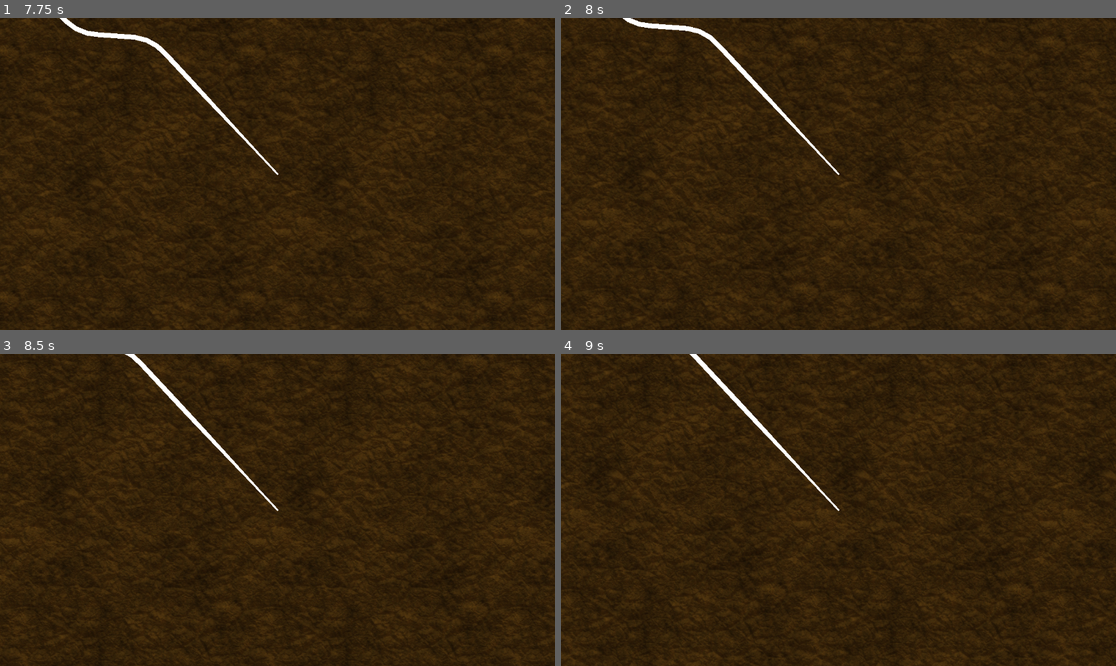
Above: before the commit, frames 1-4 (two rows, left to right).
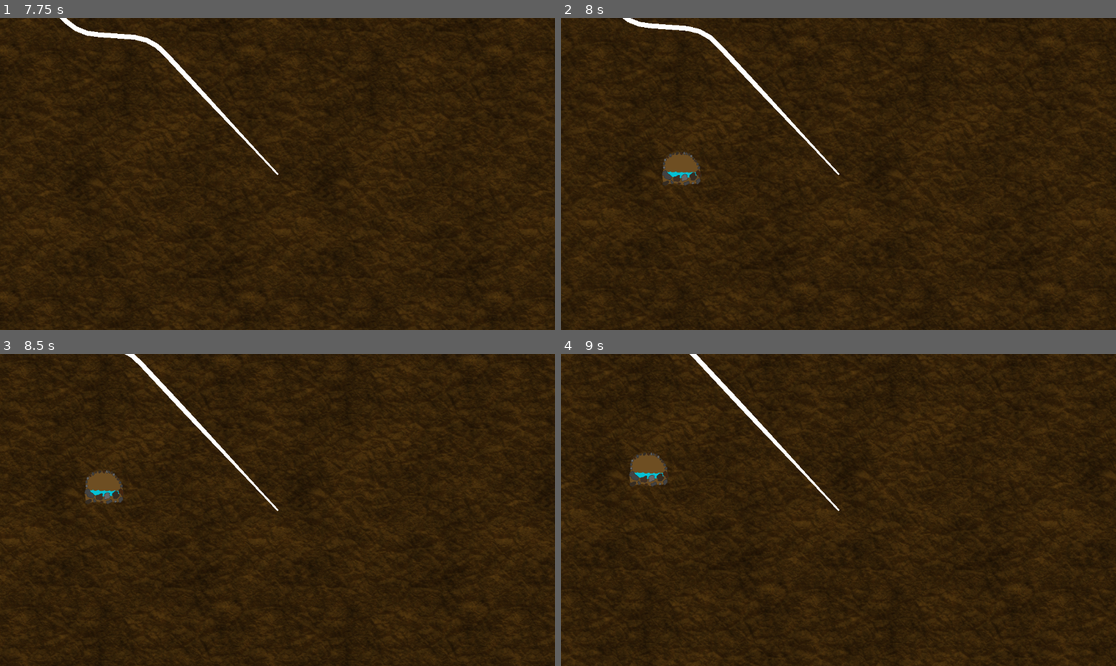
Above: after the commit, the same moments.

Repository: theghastlytuna/Broot_Force
Game: Godot game, scene res://Scenes/Areas/World.tscn
Same seed, same stepped clock (60 frames per second), same inputs: the game is played once before the commit and once after it. The engine's default icon, where the game draws it, is replaced by a stand-in: a white triangle on a blue panel in a dark square.
Inputs (mouse positions are in pixels of both pictures, inside the frame that each line leads up to):
- Up to frame 1 (7.75 s): move the mouse to (399, 158) at 0.52 s; hold Right (ui_right) 0.53-1.25 s; click (399, 158) at 0.67 s; drag from (166, 189) to (277, 174) at 1.27 s; move the mouse to (333, 105) at 2.02 s; hold Right (ui_right) 2.03-2.75 s; drag from (249, 236) to (111, 127) at 2.77 s; move the mouse to (444, 220) at 3.52 s; hold Left (ui_left) 3.53-4.25 s; drag from (111, 127) to (277, 174) at 4.27 s; move the mouse to (305, 174) at 5.02 s; hold Down (ui_down) 5.03-5.75 s; click (305, 174) at 5.17 s; drag from (194, 96) to (166, 189) at 5.77 s; move the mouse to (399, 158) at 6.52 s; hold Up (ui_up) 6.53-7.25 s; drag from (166, 189) to (277, 174) at 7.27 s
- Up to frame 2 (8 s): no input
- Up to frame 3 (8.5 s): move the mouse to (333, 441) at 8.02 s; hold Down (ui_down) from 8.03 s (still down)
- Up to frame 4 (9 s): release Down (ui_down) at 8.75 s; drag from (810, 572) to (672, 463) at 8.77 s

Frame 1 is identical in both runs. In frame 2, 0.6% of the frame differs, in the area x 18-26%, y 42-54%; in frame 3, 0.6%; in frame 4, 0.6%, in the area x 12-20%, y 31-43%.
Error before the commit: Invalid access to property or key 'depthsCollected' on a base object of type 'Nil'. (res://Scripts/RootPhase/Spawn)

Commit message:
backup with saving games

Diff:
--- a/Scenes/RootInteractables/Resources/water.tscn
+++ b/Scenes/RootInteractables/Resources/water.tscn
@@ -1,11 +1,13 @@
-[gd_scene load_steps=3 format=3 uid="uid://o4ow5qdj2dwa"]
+[gd_scene load_steps=4 format=3 uid="uid://o4ow5qdj2dwa"]
 
+[ext_resource type="Script" path="res://Scripts/RootPhase/Collectable.gd" id="1_44ohb"]
 [ext_resource type="Texture2D" uid="uid://b3rmq871487g8" path="res://Sprites/Collectables/Water.png" id="1_462i3"]
 
 [sub_resource type="RectangleShape2D" id="RectangleShape2D_oqbvq"]
 size = Vector2(85, 69)
 
 [node name="Node2D" type="Node2D" groups=["WaterResources"]]
+script = ExtResource("1_44ohb")
 
 [node name="Water" type="Sprite2D" parent="."]
 scale = Vector2(0.333, 0.333)
--- a/Scripts/GameData.gd
+++ b/Scripts/GameData.gd
@@ -2,3 +2,6 @@
 class_name GameData
 
 @export var depthsCollected : Array[float]
+@export var totalWater : float
+@export var waterPerRound : float
+@export var availableUnits : Array[int]
--- /dev/null
+++ b/Scripts/GameManager.gd
@@ -0,0 +1,11 @@
+extends Node
+
+var depthsCollected : Array[float]
+var totalWater : float = 0
+var waterPerRound : float = 0
+var availableUnits : Array[int] = []
+
+
+func _enter_tree() -> void:
+	for unit in Unit.UnitType.keys():
+		availableUnits.append(0)
--- /dev/null
+++ b/Scripts/RootPhase/Collectable.gd
@@ -0,0 +1,6 @@
+extends Node2D
+class_name Collectable
+
+func collected():
+	#add to units, water, or whatever here
+	pass
--- a/Scripts/RootPhase/Root/Collider.gd
+++ b/Scripts/RootPhase/Root/Collider.gd
@@ -1,10 +1,8 @@
 extends Area2D
-
-
-
 
 func _on_area_entered(area: Area2D) -> void:
 	if area.get_parent().is_in_group("COLLECTED"):
 		return
+	area.get_parent().collected()
 	area.get_parent().add_to_group("COLLECTED")
-	$"../../../SaveGame".saveGame()
+	$"../../../SaveGame".saveGame() #you can remove this, its just here to immediately save your progress
--- a/Scripts/RootPhase/Spawn Management/Spawner.gd
+++ b/Scripts/RootPhase/Spawn Management/Spawner.gd
@@ -14,9 +14,6 @@
 ##The node that each newly spawned object will be parented to
 @export var addingParent : Node2D
 
-#the place we have our save data
-var savedDataNode : Node2D
-
 func _ready():
 	noiseY = FastNoiseLite.new()
 	noiseY.seed = 0
@@ -26,7 +23,6 @@
 	noiseX = FastNoiseLite.new()
 	noiseX.noise_type = FastNoiseLite.TYPE_VALUE
 
-	savedDataNode = $"../SaveGame"
 	pass
 
 func spawnObject(depth : float):
@@ -45,7 +41,7 @@
 			#make a new node, set its position, and add it to a parent
 			var newResource : Node2D = resourceDictionary[vec].instantiate()
 			newResource.global_position = Vector2(xPosition,depth)
-			if savedDataNode.saveData.depthsCollected.has(depth):
+			if GameManager.depthsCollected.has(depth):
 				newResource.add_to_group("COLLECTED")
 				newResource.modulate = Color(0.5,0.5,0.5)
 			addingParent.add_child(newResource)
--- a/Scripts/SaveGame.gd
+++ b/Scripts/SaveGame.gd
@@ -12,6 +12,10 @@
 	for n in collectedUnits:
 		saveData.depthsCollected.append(n.global_position.y)
 		Debug.Log(n.name)
+	saveData.availableUnits = GameManager.availableUnits
+	saveData.waterPerRound = GameManager.waterPerRound
+	saveData.totalWater = GameManager.totalWater
+	saveData.depthsCollected = GameManager.depthsCollected
 	ResourceSaver.save(saveData,"user://Data.tres")
 
 func _enter_tree() -> void:
@@ -21,5 +25,8 @@
 func loadData():
 	if FileAccess.file_exists("user://Data.tres"):
 		saveData = load("user://Data.tres")
-		Debug.Log(saveData.depthsCollected)
+		GameManager.availableUnits = saveData.availableUnits
+		GameManager.waterPerRound = saveData.waterPerRound
+		GameManager.totalWater = saveData.totalWater
+		GameManager.depthsCollected = saveData.depthsCollected
 	pass
--- a/Scripts/Units/Unit Scripts/Unit.gd
+++ b/Scripts/Units/Unit Scripts/Unit.gd
@@ -3,6 +3,15 @@
 
 ##The amount of health a unit has
 @export var health : float
+
+#going to put the enum here so we can easily access it using Unit.UnitType
+enum UnitType{
+	UNDEAD_SMALL_ANIMAL,
+	UNDEAD_HUMAN,
+	UNDEAD_LARGE_ANIMAL,
+	UNDEAD_ANCIENT_CREATURE,
+	UNDEAD_DINOSAUR
+	}
 
 #this is the total amount of damage taken
 #im doing it like this in case we want units to be able to heal themselves later, there has to be a way to have a units max health
--- a/project.godot
+++ b/project.godot
@@ -19,6 +19,7 @@
 
 Debug="*res://Scripts/Debug.gd"
 LocalizationManager="*res://addons/localization_editor/LocalizationManager.gd"
+GameManager="*res://Scripts/GameManager.gd"
 
 [editor_plugins]
 
